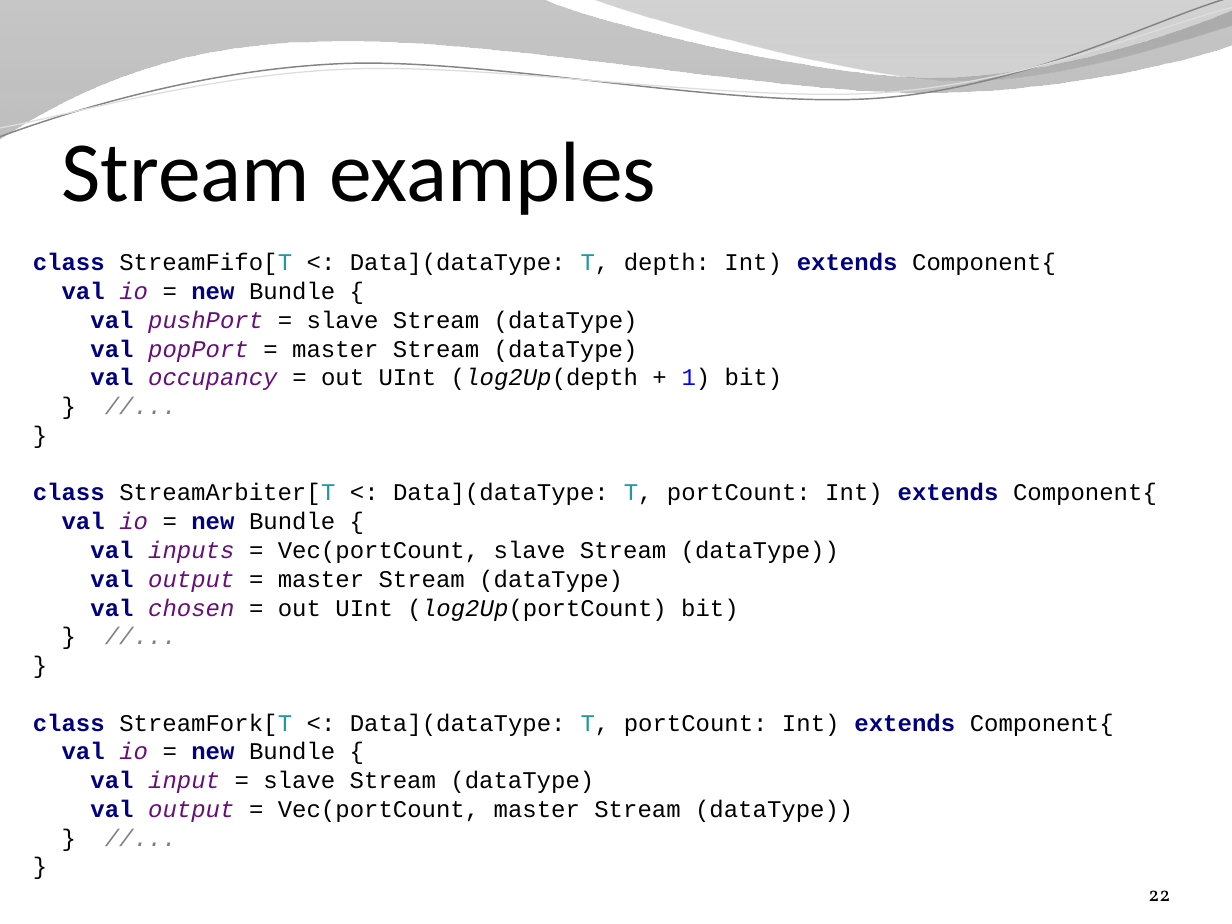
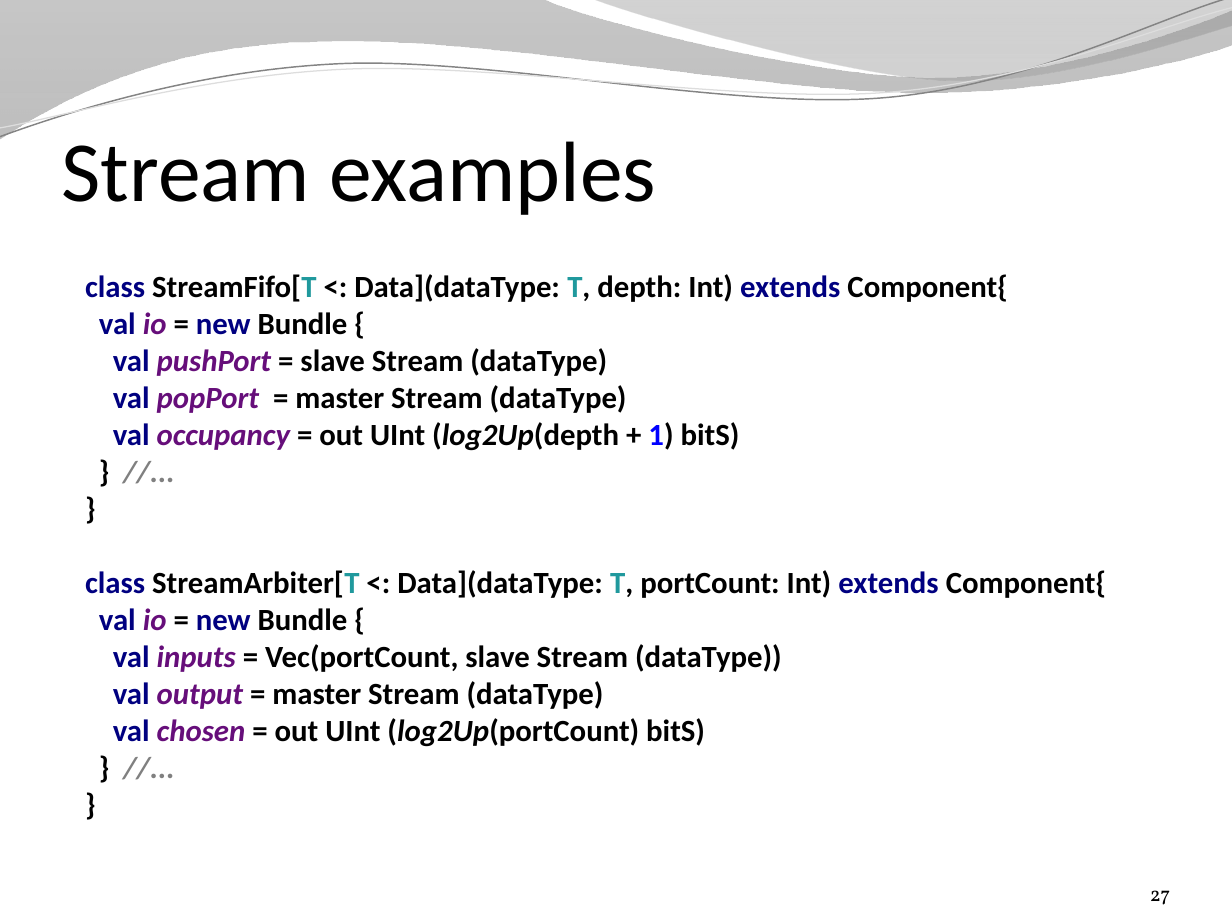
Before and after one commit to SpinalHDL/SpinalDoc, a slide deck: slide 27 of presentation/en/presentation.pptx (slide 22 before the commit). Drawn at 1232x924 pixels with LibreOffice and Linux fonts; fonts in the diff are those of the drawing; background and template pictures are left out. Boxes give left, top, right and bottom in pixels: in the first picture for what was removed or moved away, otherwise in the second. Text is boxed around its words. In the diff, an @@ line names an element or a change of style, - is before the commit and + after.

Commit message:
Better presentation

```diff
--- a/presentation/en/presentation.pptx
+++ b/presentation/en/presentation.pptx
@@ text at (85, 274, 1106, 747): text changed; size 14 to 18 pt; font Courier New to Calibri; bold on @@
-class StreamFifo[T <: Data](dataType: T, depth: Int) extends Component{
-val io = new Bundle {
-val pushPort = slave Stream (dataType)
-val popPort = master Stream (dataType)
-val occupancy = out UInt (log2Up(depth + 1) bit)
-} //...
-}
-class StreamArbiter[T <: Data](dataType: T, portCount: Int) extends Component{
-val io = new Bundle {
-val inputs = Vec(portCount, slave Stream (dataType))
-val output = master Stream (dataType)
-val chosen = out UInt (log2Up(portCount) bit)
-} //...
-}
-class StreamFork[T <: Data](dataType: T, portCount: Int) extends Component{
-val io = new Bundle {
-val input = slave Stream (dataType)
-val output = Vec(portCount, master Stream (dataType))
-} //...
-}
+class StreamFifo[T <: Data](dataType: T, depth: Int) extends Component{
+val io = new Bundle {
+val pushPort = slave Stream (dataType)
+val popPort = master Stream (dataType)
+val occupancy = out UInt (log2Up(depth + 1) bitS)
+} //...
+}
+class StreamArbiter[T <: Data](dataType: T, portCount: Int) extends Component{
+val io = new Bundle {
+val inputs = Vec(portCount, slave Stream (dataType))
+val output = master Stream (dataType)
+val chosen = out UInt (log2Up(portCount) bitS)
+} //...
+}
@@ page number at (1150, 890, 1170, 905): text changed @@
-22
+27
```
Also in this commit, not shown: 20 other slides changed, 11 slides added, 8 other files.
